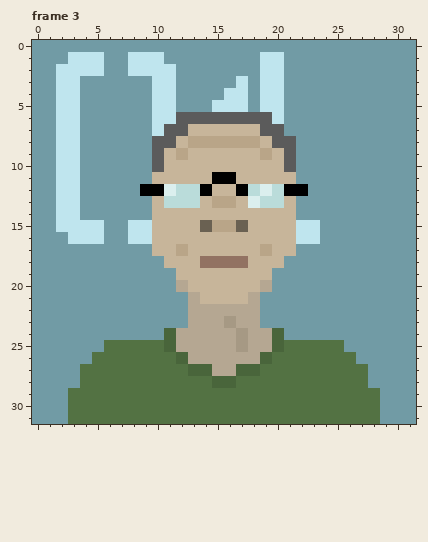
File history of a pixel-art file, Resources/Sprites/Chars.ase. The picture above was drawn from the file before the commit.
32x32 pixels, 3 frames. Colours within 5 levels of each other are drawn and written as one. Shown: frame 3.
After the commit:
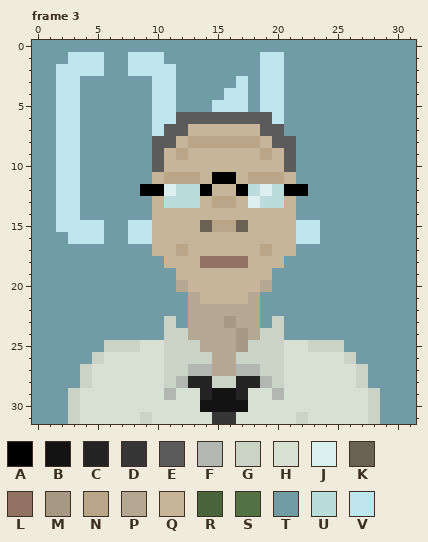
Palette (. is transparent): A #000000  B #131313  C #242424  D #363636  E #5b5b5b  F #b3b7b1  G #cbd3c6  H #d8e0d4  J #dbefee  K #6a6152  L #927262  M #a69984  N #b9a588  P #b5a792  Q #c7b59a  R #49653b  S #537243  T #719ba5  U #badcda  V #bfe5ee
What changed:
Changed rows in their new state; - is an unchanged pixel.
Frame 3, layer "Layer":
first column x 11:
11 NNN----NNN
first column x 3:
23 --------G--------G--------
24 --------GG------GG--------
25 ---GGGHHGGG----GGGHHGGG---
26 --GHHHHHGGGG--GGGGHHHHHG--
27 -GHHHHHHGGFF--FFGGHHHHHHG-
28 -GHHHHHHGFCCGGCCFGHHHHHHG-
29 GHHHHHHHFHHCBBCHHFHHHHHHHG
30 GHHHHHHHHHHBBBBHHHHHHHHHHG
31 GHHHHHGHHHHHDDHHHHHGHHHHHG
